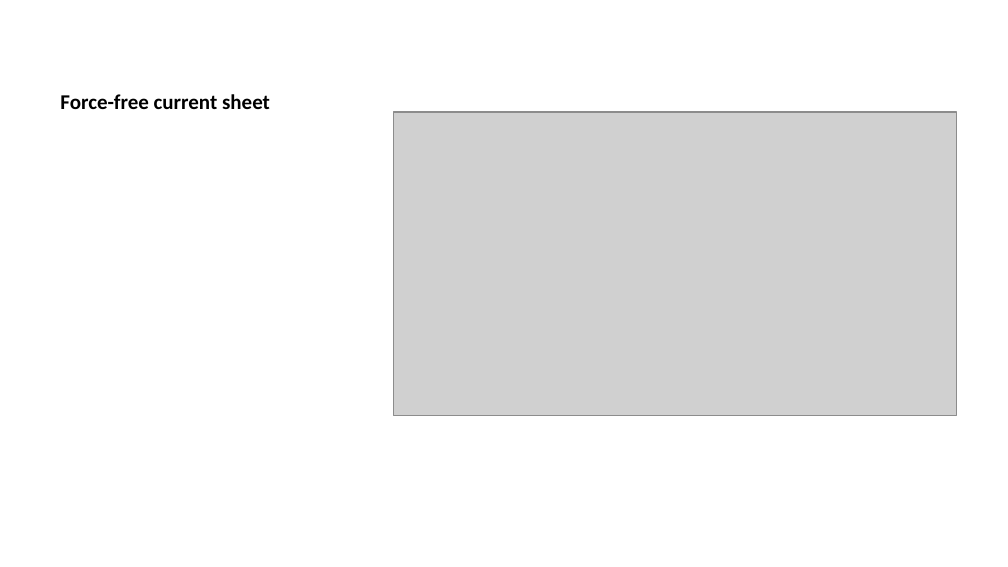
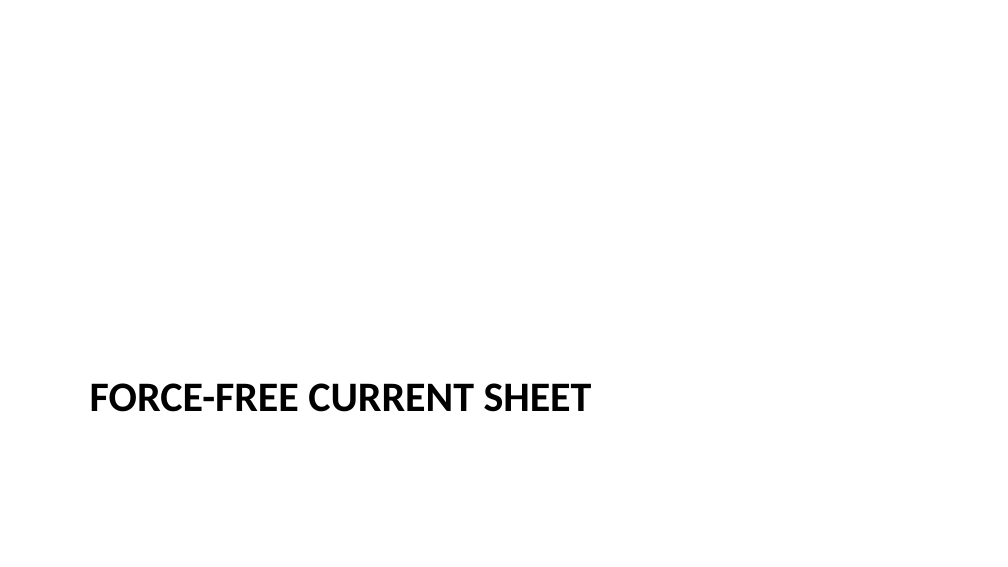
Before and after one commit to Beforerr/cs_theory, a slide deck: slide 10 of index.pptx (slide 4 before the commit). Drawn at 1008x567 pixels with LibreOffice and Linux fonts; fonts in the diff are those of the drawing; grey boxes stand for pictures. Boxes give left, top, right and bottom in pixels: in the first picture for what was removed or moved away, otherwise in the second. Text is boxed around its words. In the diff, an @@ line names an element or a change of style, - is before the commit and + after.

```diff
--- a/index.pptx
+++ b/index.pptx
@@ picture removed at box(393, 112, 956, 415) @@
@@ title "FORCE-FREE CURRENT SHEET" at box(90, 383, 592, 412): vertical alignment bottom to top @@
@@ title at box(90, 383, 592, 412): text changed; size 15 to 30 pt @@
-Force-free current sheet
+FORCE-FREE CURRENT SHEET
```
Also in this commit, not shown: 3 other slides changed, 12 slides added, 1 slide removed, 30 other files.
